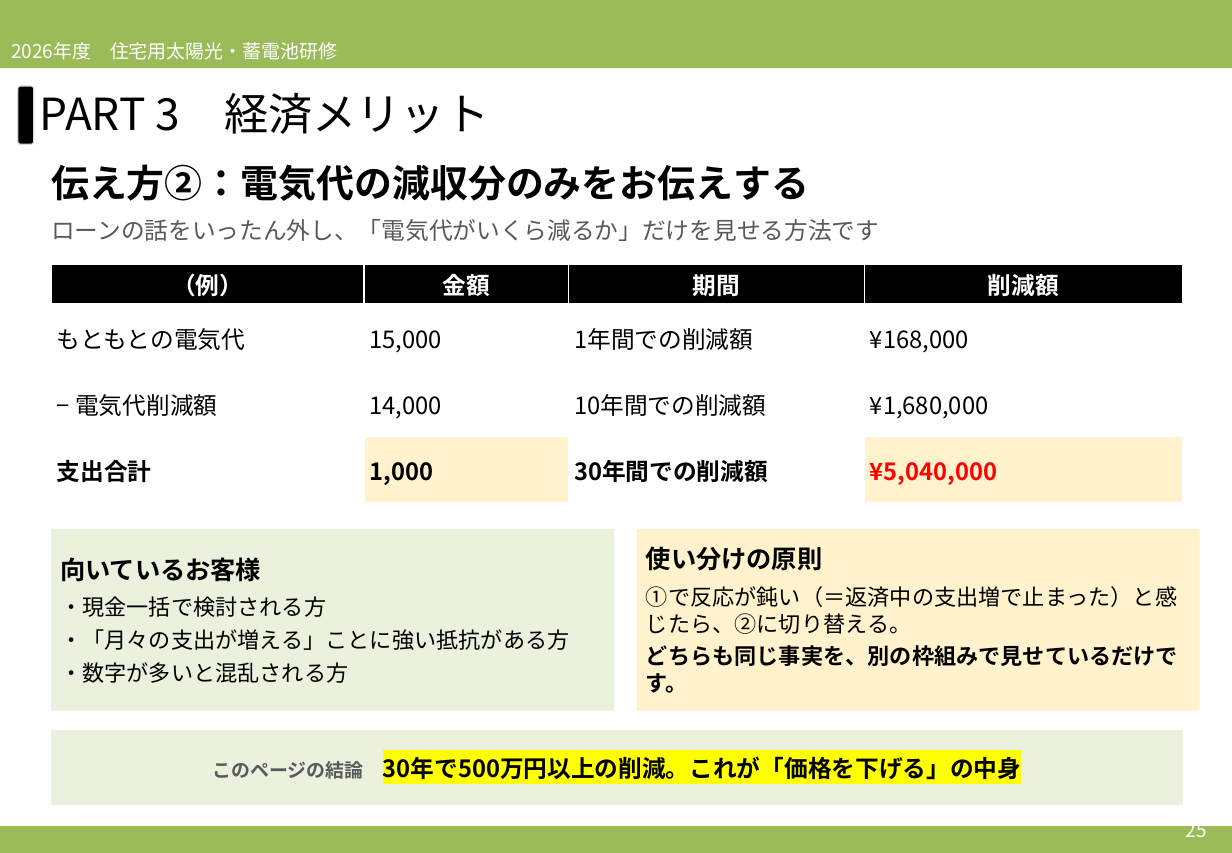
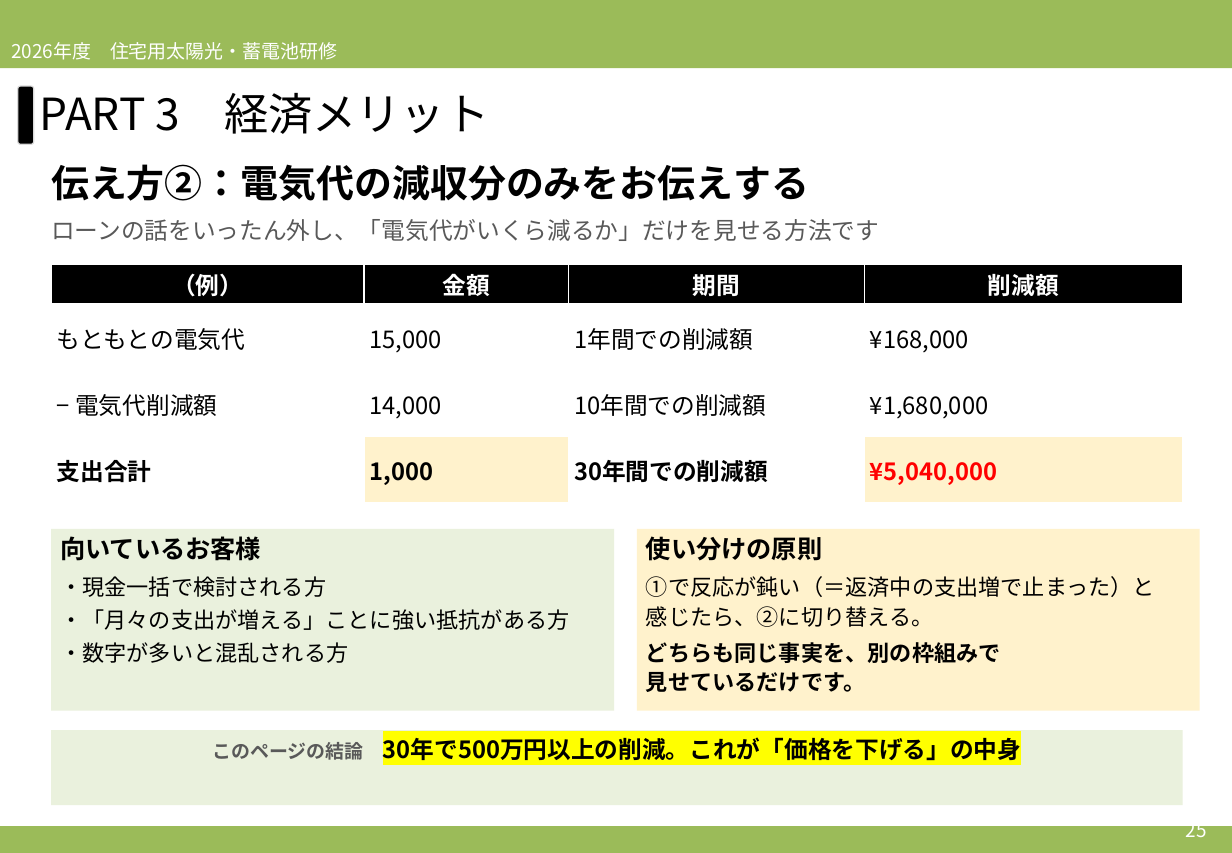
Before and after one commit to soshiro-iki-sys/-, a slide deck: slide 25 of slides/2026営業研修_第3回_必要性訴求②＆ロープレ.pptx. Drawn at 1232x853 pixels with LibreOffice and Linux fonts; fonts in the diff are those of the drawing. Boxes give left, top, right and bottom in pixels: in the first picture for what was removed or moved away, otherwise in the second. Text is boxed around its words. In the diff, an @@ line names an element or a change of style, - is before the commit and + after.

```diff
--- a/slides/2026営業研修_第3回_必要性訴求②＆ロープレ.pptx
+++ b/slides/2026営業研修_第3回_必要性訴求②＆ロープレ.pptx
@@ text in rectangle at [646, 576, 1155, 692]: text changed @@
-①で反応が鈍い（＝返済中の支出増で止まった）と感じたら、②に切り替える。
-どちらも同じ事実を、別の枠組みで見せているだけです。
+①で反応が鈍い（＝返済中の支出増で止まった）と
+感じたら、②に切り替える。
+どちらも同じ事実を、別の枠組みで
+見せているだけです。
@@ vertical alignment middle to top in 3 elements at [51, 529, 614, 711], [637, 529, 1200, 711], [51, 730, 1183, 805] @@
```
Also in this commit, not shown: 29 other slides changed, 7 other files.
